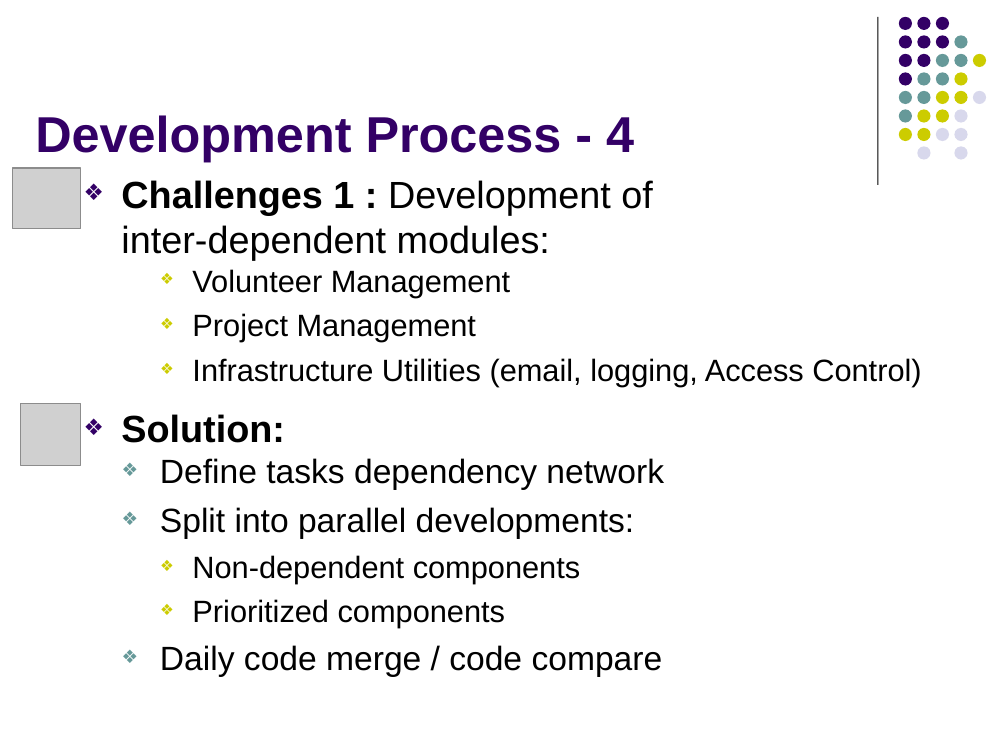
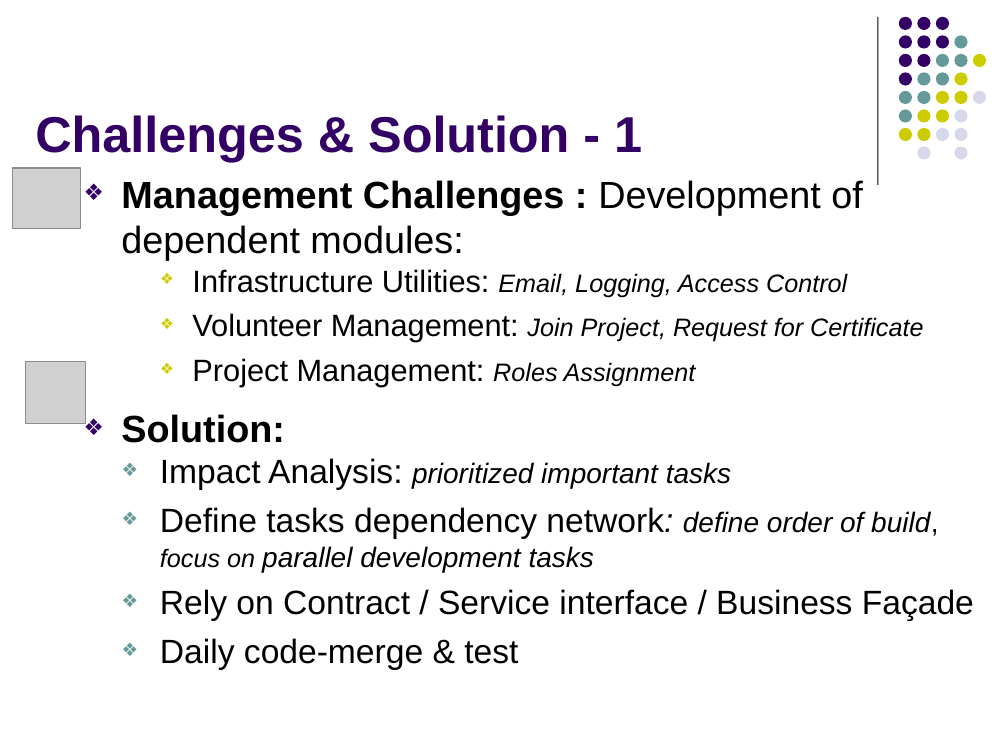
Before and after one commit to imireasa/mtech-se18-t08s, a slide deck: slide 18 of docs/W-9 Working Document/W-9.3 Presentation Slides/Phase 3/vms_presentation_3_v0.1.pptx (slide 15 before the commit). Drawn at 1008x756 pixels with LibreOffice and Linux fonts; fonts in the diff are those of the drawing; grey boxes stand for pictures. Boxes give left, top, right and bottom in pixels: in the first picture for what was removed or moved away, otherwise in the second. Text is boxed around its words. In the diff, an @@ line names an element or a change of style, - is before the commit and + after.

Commit message:
v0.2 presentation

```diff
--- a/docs/W-9 Working Document/W-9.3 Presentation Slides/Phase 3/vms_presentation_3_v0.1.pptx
+++ b/docs/W-9 Working Document/W-9.3 Presentation Slides/Phase 3/vms_presentation_3_v0.1.pptx
@@ title at (35,115,642,162): text changed @@
-Development Process - 4
+Challenges & Solution - 1
@@ text at (121,180,923,386): text changed; size 22 to 18 pt @@
-❖ Challenges 1 : Development of
-  inter-dependent modules:
-    ❖ Volunteer Management
-    ❖ Project Management
-    ❖ Infrastructure Utilities (email, logging, Access Control)
+❖ Management Challenges : Development of dependent modules:
+    ❖ Infrastructure Utilities: Email, Logging, Access Control
+    ❖ Volunteer Management: Join Project, Request for Certificate
+    ❖ Project Management: Roles Assignment
@@ picture: place and size @@
-picture at (21,403,81,465)
+picture at (25,361,85,422)
@@ text at (160,458,974,670): text changed @@
-  ❖ Define tasks dependency network
-  ❖ Split into parallel developments:
-    ❖ Non-dependent components
-    ❖ Prioritized components
-  ❖ Daily code merge / code compare
+  ❖ Impact Analysis: prioritized important tasks
+  ❖ Define tasks dependency network: define order of build, focus on parallel development tasks
+  ❖ Rely on Contract / Service interface / Business Façade
+  ❖ Daily code-merge & test
```
Also in this commit, not shown: 19 other slides changed, 7 slides added, 3 slides removed.
